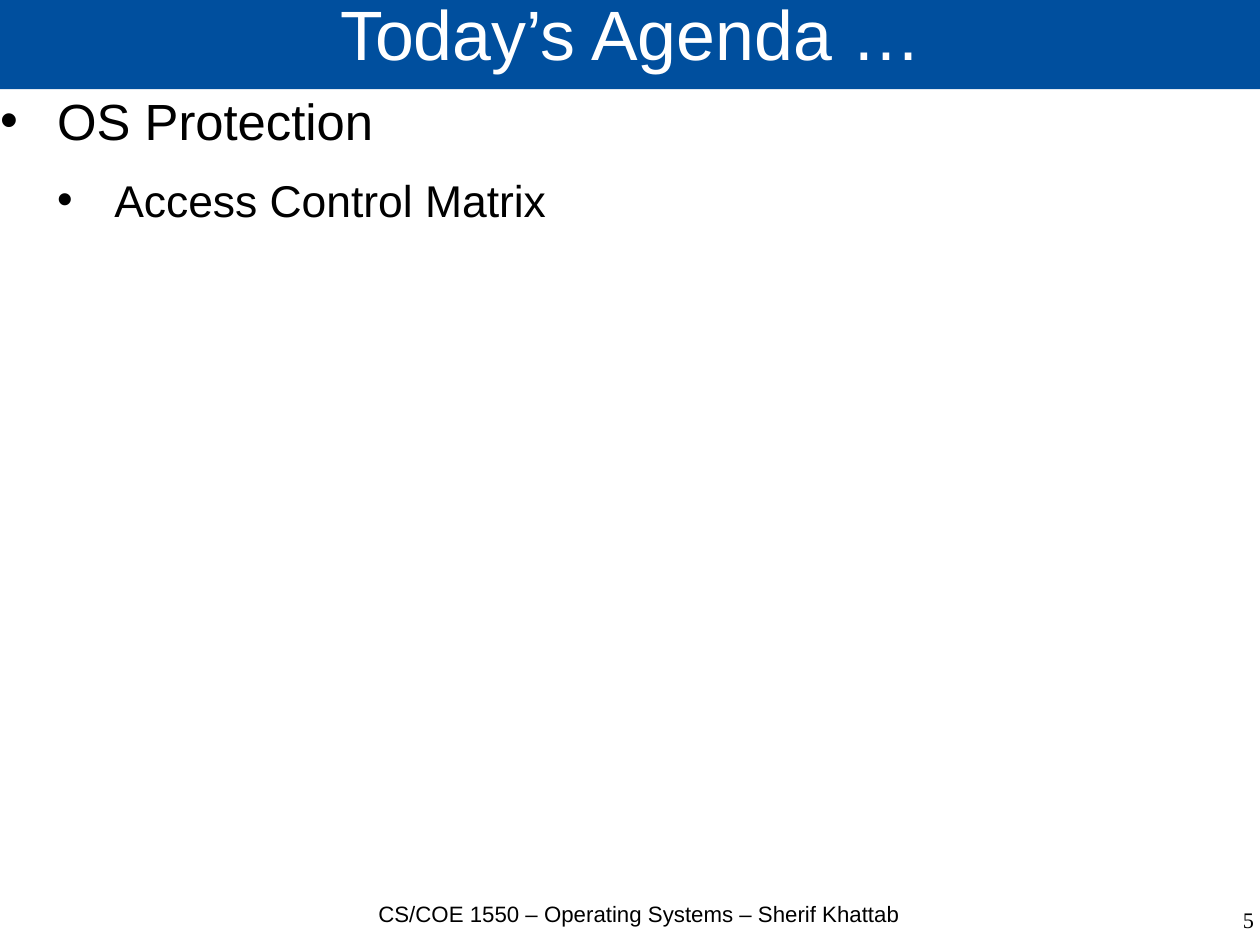
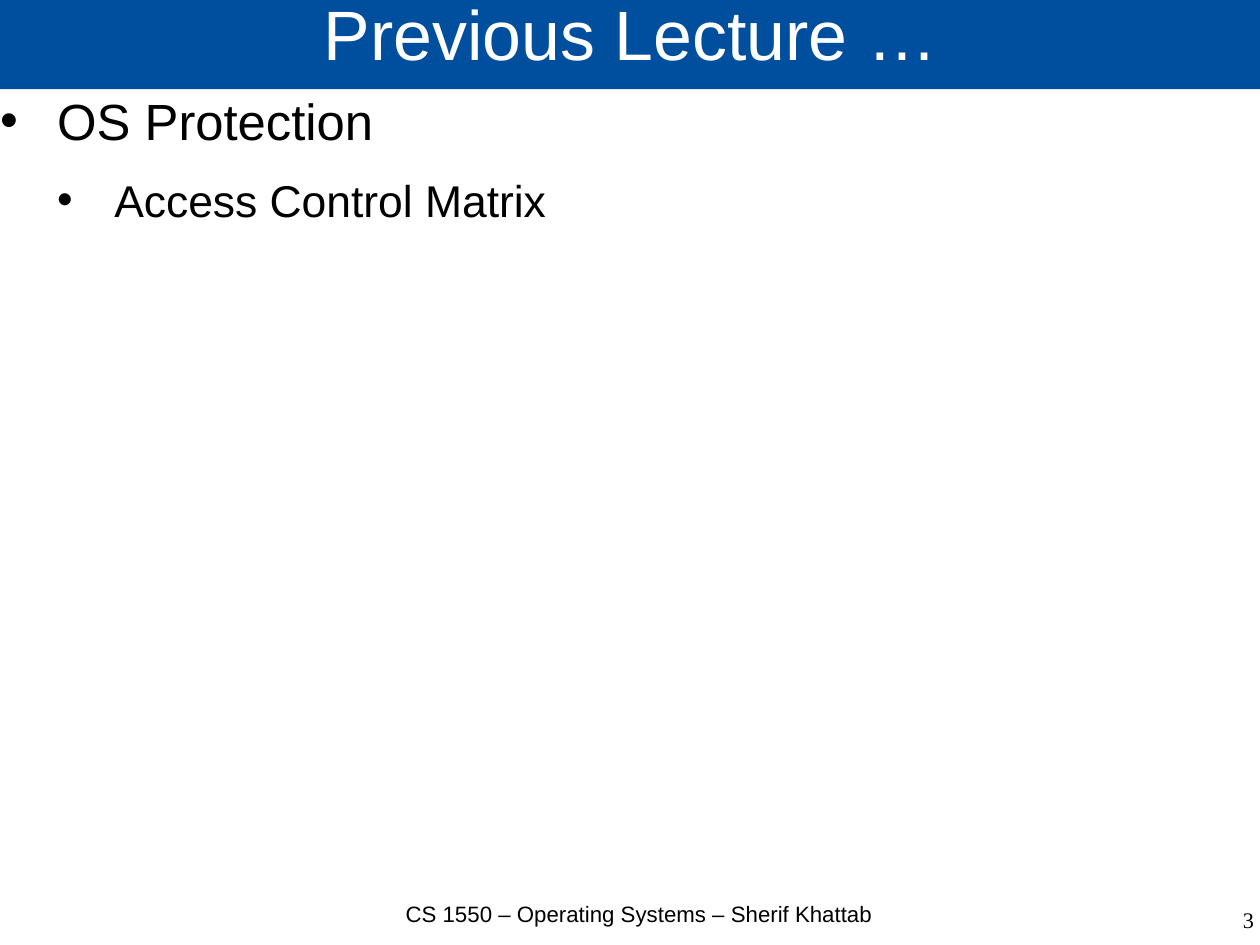
Before and after one commit to cs1550-2224/cs1550-code-handouts, a slide deck: slide 3 of DraftSlides/Lecture26.pptx (slide 5 before the commit). Drawn at 1260x945 pixels with LibreOffice and Linux fonts; fonts in the diff are those of the drawing. Boxes give left, top, right and bottom in pixels: in the first picture for what was removed or moved away, otherwise in the second. Text is boxed around its words. In the diff, an @@ line names an element or a change of style, - is before the commit and + after.

```diff
--- a/DraftSlides/Lecture26.pptx
+++ b/DraftSlides/Lecture26.pptx
@@ title at [324,9,848,61]: text changed @@
-Today’s Agenda …
+Previous Lecture …
@@ text at [406,906,872,927]: text changed @@
-CS/COE 1550 – Operating Systems – Sherif Khattab
+CS 1550 – Operating Systems – Sherif Khattab
@@ page number at [1243,913,1254,929]: text changed @@
-5
+3
```
Also in this commit, not shown: 18 other slides changed, 42 slides added, 4 slides removed, 3 other files.
